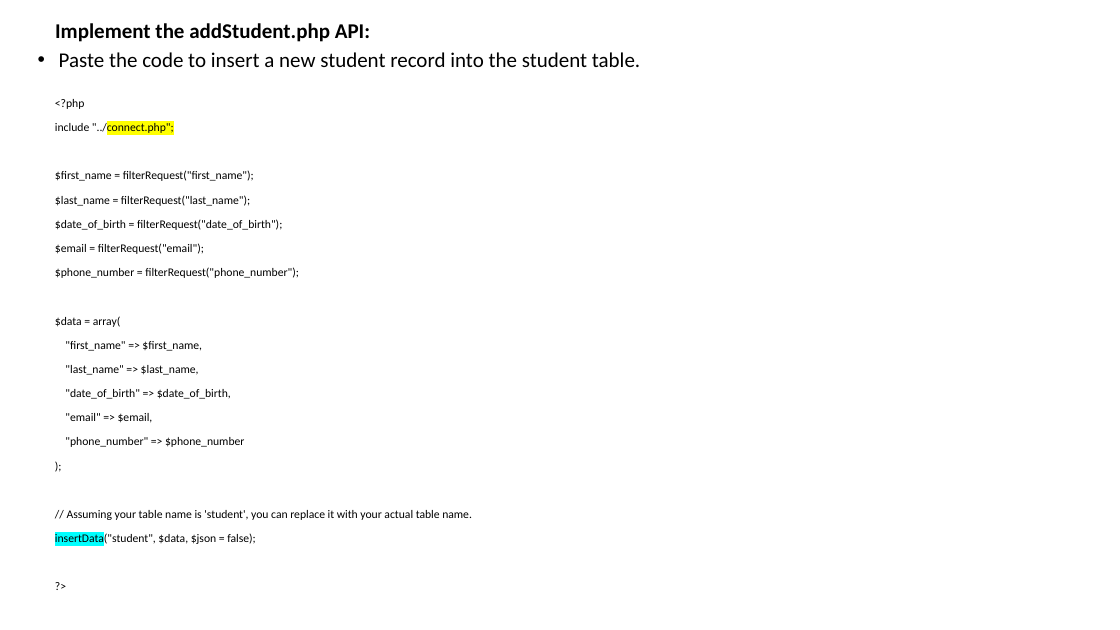
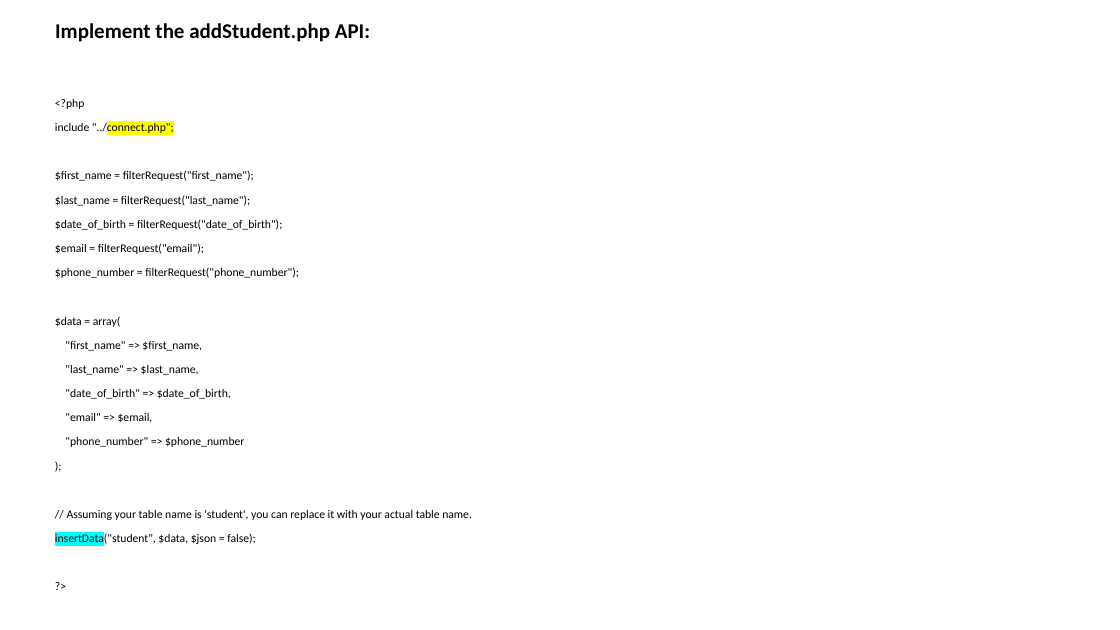
Before and after one commit to ouared14/Mobile-Programming-2025, a slide deck: slide 11 of TP-RestFullAPI/TP RestFul API.odp. Drawn at 1120x630 pixels with LibreOffice and Linux fonts; fonts in the diff are those of the drawing. Boxes give left, top, right and bottom in pixels: in the first picture for what was removed or moved away, otherwise in the second. Text is boxed around its words. In the diff, an @@ line names an element or a change of style, - is before the commit and + after.

```diff
--- a/TP-RestFullAPI/TP RestFul API.odp
+++ b/TP-RestFullAPI/TP RestFul API.odp
@@ text removed at <box>59,52,640,67</box> @@
-• Paste the code to insert a new student record into the student table.
```
Also in this commit, not shown: 1 other slide changed.
